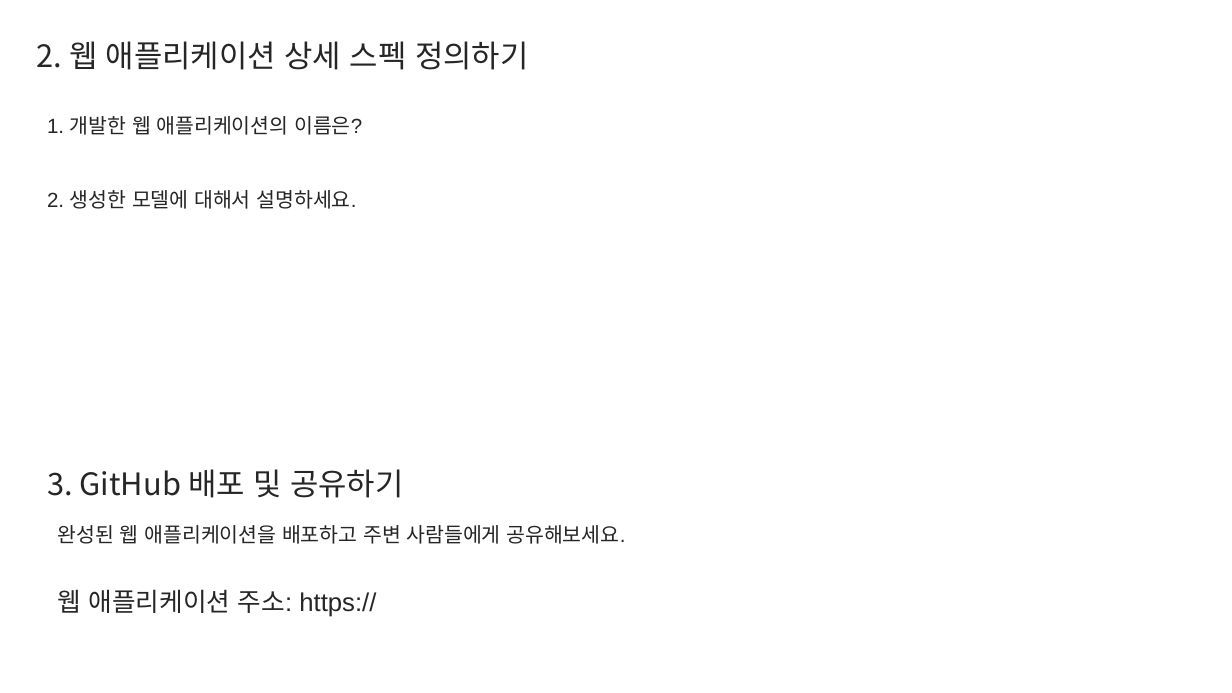
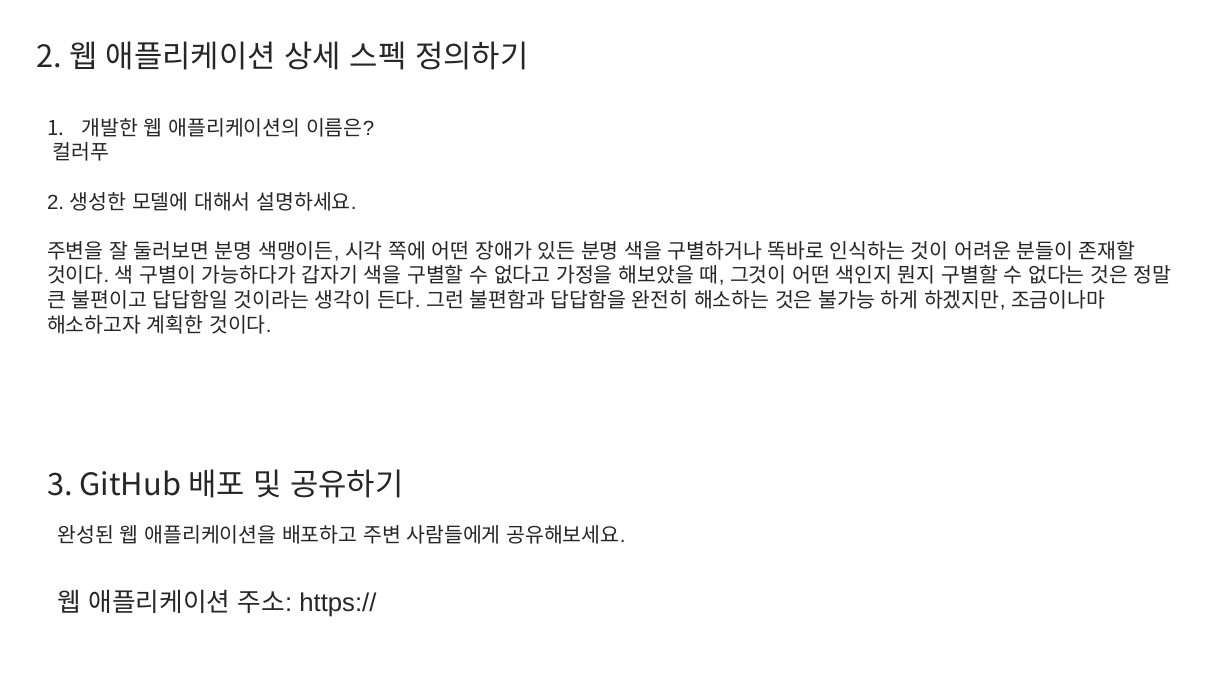
Before and after one commit to leejuyeon721/bh, a slide deck: slide 3 of Report.pptx. Drawn at 1232x693 pixels with LibreOffice and Linux fonts; fonts in the diff are those of the drawing. Boxes give left, top, right and bottom in pixels: in the first picture for what was removed or moved away, otherwise in the second. Text is boxed around its words. In the diff, an @@ line names an element or a change of style, - is before the commit and + after.

Commit message:
README.md

```diff
--- a/Report.pptx
+++ b/Report.pptx
@@ text at (47,118,1172,334): text changed @@
-1. 개발한 웹 애플리케이션의 이름은?
-2. 생성한 모델에 대해서 설명하세요.
+1. 개발한 웹 애플리케이션의 이름은?
+컬러푸
+2. 생성한 모델에 대해서 설명하세요.
+주변을 잘 둘러보면 분명 색맹이든, 시각 쪽에 어떤 장애가 있든 분명 색을 구별하거나 똑바로 인식하는 것이 어려운 분들이 존재할 것이다. 색 구별이 가능하다가 갑자기 색을 구별할 수 없다고 가정을 해보았을 때, 그것이 어떤 색인지 뭔지 구별할 수 없다는 것은 정말 큰 불편이고 답답함일 것이라는 생각이 든다. 그런 불편함과 답답함을 완전히 해소하는 것은 불가능 하게 하겠지만, 조금이나마 해소하고자 계획한 것이다.
```
Also in this commit, not shown: 1 other slide changed.
